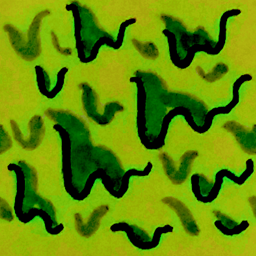
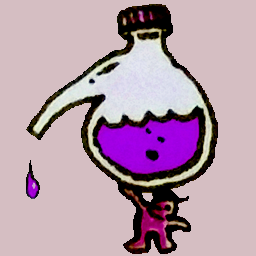
Revision of a layered 256×256 image; what changed, layer by layer:
added group "Group 5 copy 9" with 3 layers above "Group 5 copy 8" over [26, 4, 218, 254]
added layer "Layer 24" (1st of 10, in "Group 5 copy 9") (multiply) in group "Group 5 copy 9" over [27, 117, 201, 198]
added layer "Layer 23" (1st of 10, in "Group 5 copy 9") in group "Group 5 copy 9" over [26, 4, 218, 254]
moved "Layer 1" into group "Group 1" over [0, 0, 36, 256]
moved "Layer 2" into group "Group 1" over [0, 0, 256, 256]
showed "Background" over [0, 0, 256, 256]
